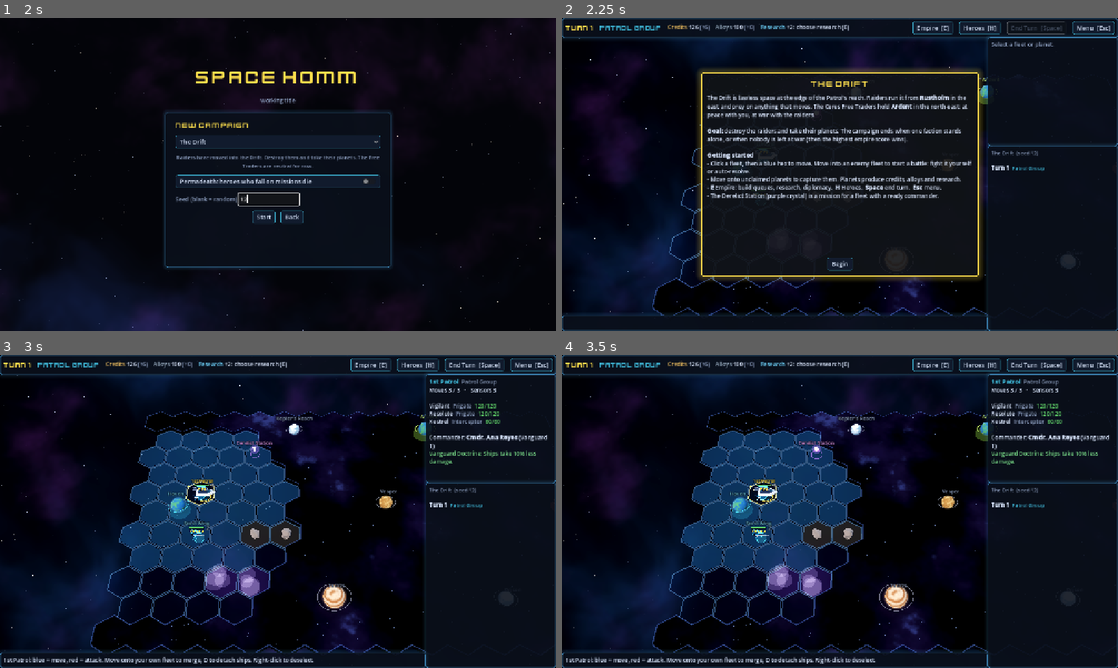
Above: before the commit, frames 1-4 (two rows, left to right).
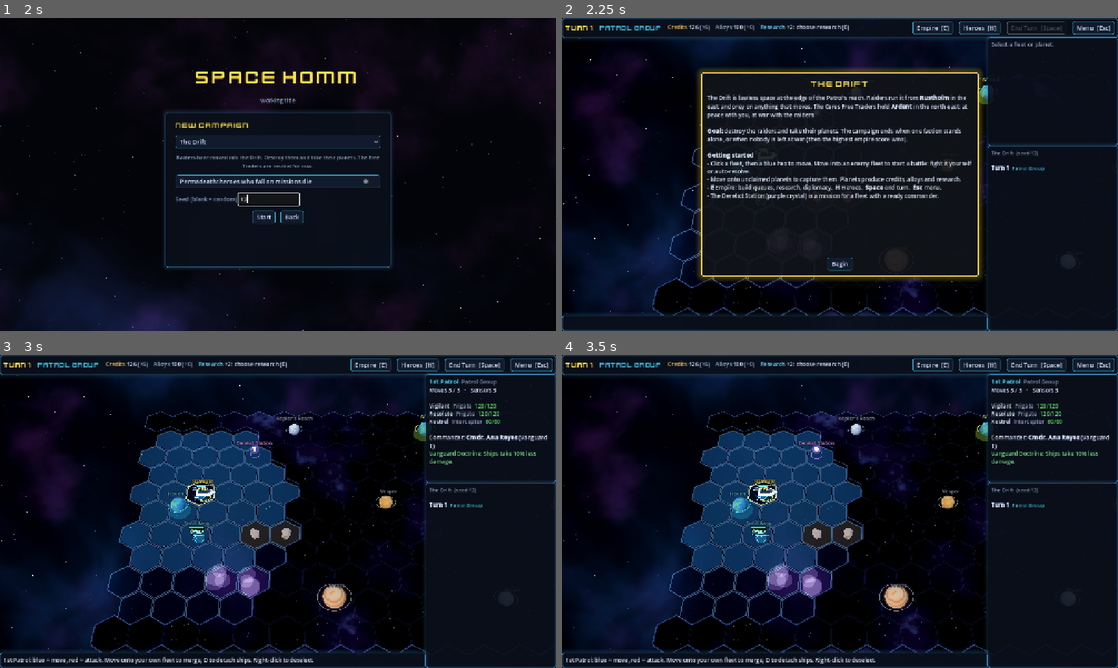
Above: after the commit, the same moments.

Repository: jamesedchristie/space-homm
Game: Godot game, scene res://src/presentation/main.tscn
Same seed, same stepped clock (60 frames per second), same inputs: the game is played once before the commit and once after it.
Inputs (mouse positions are in pixels of both pictures, inside the frame that each line leads up to):
- Up to frame 1 (2 s): click "New campaign" at 0.5 s; click (266, 199) at 1.27 s; type "12" at 1.35 s
- Up to frame 2 (2.25 s): click "Start" at 2 s
- Up to frame 3 (3 s): click "Begin" at 2.75 s
- Up to frame 4 (3.5 s): no input

Frame 1 is identical in both runs. In frame 2, 0.3% of the frame differs, in the area x 16-77%, y 20-96%; in frame 3, 1.2%; in frame 4, 1.2%, in the area x 16-77%, y 18-96%.

Commit message:
Make unexplored space read as unknown, tame pale planets
- Fog of unexplored space on the 3D galaxy gets faint hex outlines and is a
  little darker, so it no longer looks like open space.
- Planet shader dims very pale surfaces (gas giants, ice) that glared
  under the board lights.

Co-Authored-By: Claude Opus 5.5 <noreply@anthropic.com>
Claude-Session: https://claude.ai/code/session_011S8DfbG2VPjJYDMcXDFx8r

Diff:
--- a/src/presentation/shaders/fog_3d.gdshader
+++ b/src/presentation/shaders/fog_3d.gdshader
@@ -46,5 +46,5 @@
 	// Rare faint stars, so it reads as "uncharted" rather than "nothing".
 	float star = step(0.9965, hash(floor(world_pos.xz * 18.0)));
 	col += vec3(0.5, 0.6, 0.8) * star * 0.5;
-	ALBEDO = col * COLOR.rgb;
+	ALBEDO = col * COLOR.rgb * 0.8;
 }
--- a/src/presentation/shaders/planet_3d.gdshader
+++ b/src/presentation/shaders/planet_3d.gdshader
@@ -54,7 +54,9 @@
 		float cap = smoothstep(0.62, 0.82, abs(n.y) + (h - 0.5) * 0.25);
 		col = mix(col, vec3(0.93, 0.97, 1.0), cap * ice_caps);
 	}
-	ALBEDO = col * 0.8;
+	// Pale surfaces (gas giants, ice) would glare under the board's lights.
+	float lum = dot(col, vec3(0.299, 0.587, 0.114));
+	ALBEDO = col * mix(0.8, 0.55, smoothstep(0.45, 0.85, lum));
 	ROUGHNESS = 0.8;
 	SPECULAR = 0.15;
 	float rim = pow(1.0 - clamp(dot(NORMAL, VIEW), 0.0, 1.0), 2.5);
--- a/src/presentation/strategic/galaxy_board_3d.gd
+++ b/src/presentation/strategic/galaxy_board_3d.gd
@@ -204,6 +204,8 @@
 		var poly := _cell_poly(c, 1.0)
 		if not explored.has(c):
 			BoardGeometry.fill_poly(solid, poly, top, FOG_HEIGHT)
+			# Faint hex outlines: "charted grid, unknown contents" rather than open space.
+			BoardGeometry.outline(edges, _cell_poly(c, 0.96), FOG_HEIGHT + 0.003, 0.025, Color(0.32, 0.45, 0.8, 0.13))
 			for i in poly.size():
 				var a := poly[i]
 				var b := poly[(i + 1) % poly.size()]
